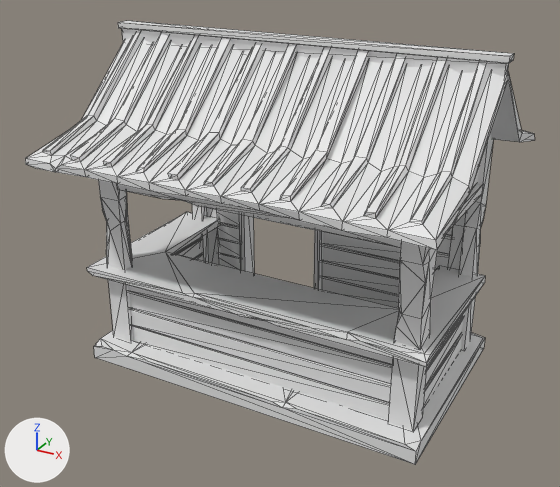
Before and after pictures for a commit that changed the glTF model models/synty/SM_Bld_Beach_Shop_03.glb.
Rendered twice from a 50 mm camera at (5.57, -7.87, 4.81) aimed at (1.8, -1.01, 1.38). Lighting does not change. The marker at lower left points along +X, +Y and +Z. The older version comes first. Mesh edges are drawn as thin lines. Where no turn or scale is listed for an object, it has been applied to the vertices.

The older version as bpy lines, for what is in view:
```python
me_mesh = bpy.data.meshes.new('Mesh')
me_mesh.from_pydata(...)  # 1186 vertices, 1698 faces; spans x -0.35..4.02, y -2.54..0.93, z -0.09..3.58
ob_sm_bld_beach_shop_03 = bpy.data.objects.new('SM_Bld_Beach_Shop_03', me_mesh)
ob_sm_bld_beach_shop_03.location = (0.0, 0.0, 0.0)
```
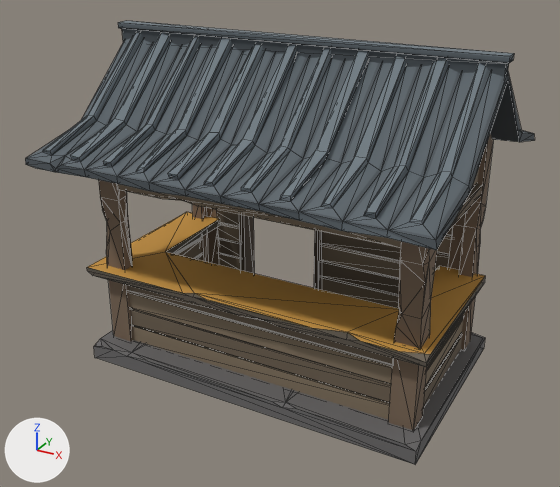
The edits, one by one:
Picture 'PolygonPalmCity_01_A' (img_polygonpalmcity_01_a) is new.
Material 'atlas' (mat_atlas) is new.
Its texture is img_polygonpalmcity_01_a.
Its roughness is 0.9.
me_mesh has 1186 vertices, 1698 faces and spans x -0.35..4.02, y -2.54..0.93, z -0.09..3.58.
me_mesh gains material mat_atlas (picture img_polygonpalmcity_01_a).

Location of each change, (x1, y1, x2, y2) in pixels of the pictures (560 x 487 px):
'SM_Bld_Beach_Shop_03', recoloured (darker): (25, 21, 535, 464) in both
